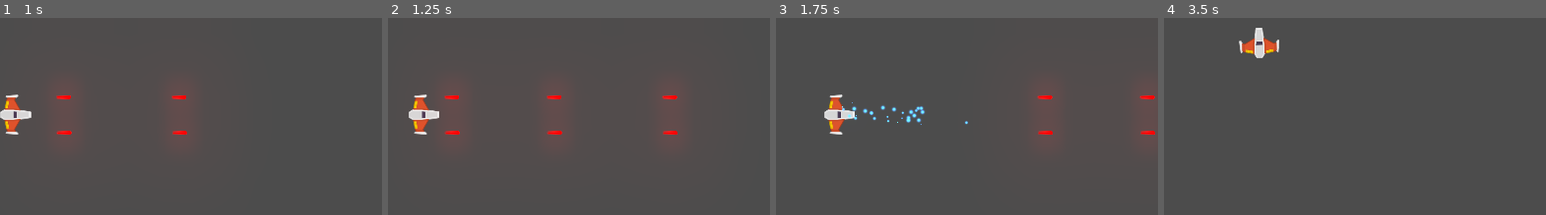
Above: before the commit, frames 1-4 (left to right).
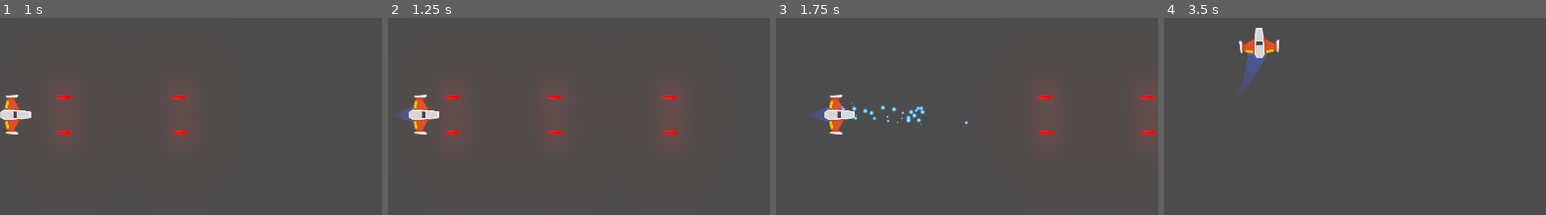
Above: after the commit, the same moments.

Repository: franco014/proyecto-meteoritos
Game: Godot game, scene res://Juego/Niveles/NivelTest.tscn
The game is run twice, just before and just after one commit, with the same random seed, the same clock (stepped at 60 frames per second) and the same inputs.
Inputs (mouse positions are % of the whole screen's width and height, from its top left):
- Up to frame 1 (1 s): tap Enter at 0.5 s; move the mouse to (74, 50) at 0.52 s; press the mouse at (74, 50) at 0.53 s; hold W (mover_adelante) from 0.53 s (still down)
- Up to frame 2 (1.25 s): keep holding W (mover_adelante)
- Up to frame 3 (1.75 s): move the mouse to (31, 61) at 1.27 s; release W (mover_adelante) at 1.28 s; release the mouse at (31, 61) at 1.28 s; hold S (mover_atras) from 1.28 s (still down); right-click (31, 61) at 1.35 s
- Up to frame 4 (3.5 s): move the mouse to (62, 31) at 2.02 s; release S (mover_atras) at 2.03 s; hold A (rotar_antihorario) 2.03-2.78 s; hold W (mover_adelante) from 2.03 s (still down); move the mouse to (46, 78) at 2.77 s; tap D (rotar_horario) at 2.85 s
The pictures show only the part of the screen within x 18-68%, y 0-50%; the shares and areas given below are measured in that part.

Frame 1 is identical in both runs. In frame 2, 0.2% of the frame differs, in the area x 2-7%, y 45-54%; in frame 3, 0.2%; in frame 4, 0.5%, in the area x 20-28%, y 17-37%.

Commit message:
estela y sonido del motor

Diff:
--- /dev/null
+++ b/Juego/naves/player/Motor/motorSFX.gd
@@ -0,0 +1,35 @@
+#motor.gd
+class_name Motor
+extends AudioStreamPlayer2D
+
+export var tiempo_transicion:float = 0.6
+export var volumen_apagado:float = -30.0
+
+onready var tween_sonido:Tween = $Tween
+
+var volumen_original:float
+
+func _ready() -> void:
+	volumen_original = volume_db
+	volume_db = volumen_apagado
+
+func sonido_on() -> void:
+	if  not playing:
+		play()
+
+	efecto_transicion(volume_db,volumen_original)
+
+func sonido_off() -> void:
+	efecto_transicion(volume_db,volumen_apagado)
+
+func efecto_transicion(desde_vol: float,hasta_vol: float) -> void:
+	tween_sonido.interpolate_property(
+		self,
+		"volume_db",
+		desde_vol,
+		hasta_vol,
+		tiempo_transicion,
+		Tween.TRANS_LINEAR,
+		Tween.EASE_OUT_IN
+	)
+	tween_sonido.start()
--- /dev/null
+++ b/Juego/naves/player/Motor/motorSFX.tscn
@@ -0,0 +1,10 @@
+[gd_scene load_steps=3 format=2]
+
+[ext_resource path="res://Juego/naves/player/motor.ogg" type="AudioStream" id=1]
+[ext_resource path="res://Juego/naves/player/Motor/motorSFX.gd" type="Script" id=2]
+
+[node name="motorSFX" type="AudioStreamPlayer2D"]
+stream = ExtResource( 1 )
+script = ExtResource( 2 )
+
+[node name="Tween" type="Tween" parent="."]
--- a/Juego/naves/player/Player.gd
+++ b/Juego/naves/player/Player.gd
@@ -5,6 +5,7 @@
 # atributos export
 export var potencia_motor:int = 20
 export var potencia_rotacion:int = 280
+export var estela_maxima = 150
 
 # atributos
 var empuje:Vector2 = Vector2.ZERO
@@ -13,6 +14,8 @@
 ## atributos Onready
 onready var canion:Canion = $canion
 onready var laser:RayoLaser = $LaserBeam2D
+onready var estela:Estela = $EstelaPositionInicio/Trail2D
+onready var motor_sfx:Motor = $motorSFX
 
 ##Metodos
 func _unhandled_input(event: InputEvent) -> void:
@@ -22,6 +25,17 @@
 
 	if event.is_action_released("disparo secundario"):
 		laser.set_is_casting(false)
+
+	if event.is_action_pressed("mover_adelante"):
+		estela.set_max_point(estela_maxima)
+		motor_sfx.sonido_on()
+	elif event.is_action_pressed("mover_atras"):
+		estela.set_max_point(0)
+		motor_sfx.sonido_on()
+
+	if (event.is_action_released("mover_adelante")
+		or event.is_action_released("mover_atras")):
+			motor_sfx.sonido_off()
 
 func _integrate_forces(state: Physics2DDirectBodyState) -> void:
 	apply_central_impulse(empuje.rotated(rotation))
--- a/Juego/naves/player/Player.tscn
+++ b/Juego/naves/player/Player.tscn
@@ -1,9 +1,11 @@
-[gd_scene load_steps=7 format=2]
+[gd_scene load_steps=9 format=2]
 
 [ext_resource path="res://Juego/naves/player/player_orange.png" type="Texture" id=1]
 [ext_resource path="res://Juego/naves/player/Player.gd" type="Script" id=2]
 [ext_resource path="res://Juego/naves/player/laser/canion.tscn" type="PackedScene" id=3]
 [ext_resource path="res://Juego/naves/player/laser/laserbeam/LaserBeam2D.tscn" type="PackedScene" id=4]
+[ext_resource path="res://Juego/naves/player/estela/Trail2D.tscn" type="PackedScene" id=5]
+[ext_resource path="res://Juego/naves/player/Motor/motorSFX.tscn" type="PackedScene" id=6]
 
 [sub_resource type="PhysicsMaterial" id=1]
 friction = 0.0
@@ -12,7 +14,8 @@
 radius = 36.2898
 
 [node name="Player" type="RigidBody2D"]
-position = Vector2( 262.993, 74.5478 )
+position = Vector2( 261.311, 73.7069 )
+collision_mask = 22
 mass = 2.5
 physics_material_override = SubResource( 1 )
 gravity_scale = 0.0
@@ -46,4 +49,18 @@
 [node name="LaserBeam2D" parent="." instance=ExtResource( 4 )]
 position = Vector2( 34.9622, -1.05946 )
 
+[node name="EstelaPositionInicio" type="Position2D" parent="."]
+position = Vector2( -8.44525, -1.7318 )
+
+[node name="Trail2D" parent="EstelaPositionInicio" instance=ExtResource( 5 )]
+z_index = -1
+points = PoolVector2Array( 0, 0, 60, 0 )
+width = 50.0
+is_emitting = true
+lifetime = 0.6
+max_points = 150
+target_path = NodePath("..")
+
+[node name="motorSFX" parent="." instance=ExtResource( 6 )]
+
 [editable path="canion"]
--- /dev/null
+++ b/Juego/naves/player/estela/Trail2D.gd
@@ -0,0 +1,113 @@
+# Draws a 2D trail using Godot's `Line2D`.
+#
+# Instantiate `Trail2D` as a child of a moving node to use it. To control the color, width curve,
+# texture, or trail width, use parameters from the `Line2D` class.
+tool
+
+class_name Estela
+extends Line2D
+
+export var is_emitting := false setget set_emitting
+
+# Distance in pixels between vertices. A higher resolution leads to more details.
+export var resolution := 5.0
+# Life of each point in seconds before it is deleted.
+export var lifetime := 0.5
+# Maximum number of points allowed on the curve.
+export var max_points := 100
+
+# Optional path to the target node to follow. If not set, the instance follows its parent.
+export var target_path: NodePath
+
+var _points_creation_time := []
+var _last_point := Vector2.ZERO
+var _clock := 0.0
+var _offset := 0.0
+
+onready var target: Node2D = get_node_or_null(target_path)
+
+
+func _ready() -> void:
+	if not target:
+		target = get_parent() as Node2D
+
+	if Engine.editor_hint:
+		set_process(false)
+		return
+
+	_offset = position.length()
+	set_as_toplevel(true)
+	clear_points()
+	position = Vector2.ZERO
+	_last_point = to_local(target.global_position) + calculate_offset()
+
+
+func _get_configuration_warning() -> String:
+	var warning := "Missing Target node: assign a Node that extends Node2D in the Target Path or make the Trail a child of a parent that extends Node2D"
+	if target:
+		warning = ""
+	return warning
+
+
+func _process(delta: float) -> void:
+	_clock += delta
+	remove_older()
+
+	if not is_emitting:
+		return
+
+	# Adding new points if necessary.
+	var desired_point := to_local(target.global_position)
+	var distance: float = _last_point.distance_to(desired_point)
+	if distance > resolution:
+		add_timed_point(desired_point, _clock)
+
+
+# Creates a new point and stores its creation time.
+func add_timed_point(point: Vector2, time: float) -> void:
+	add_point(point + calculate_offset())
+	_points_creation_time.append(time)
+	_last_point = point
+	if get_point_count() > max_points:
+		remove_first_point()
+
+
+func set_max_point(valor: int) -> void:
+	max_points = valor
+
+# Calculates the offset of the trail from its target.
+func calculate_offset() -> Vector2:
+	return - 1.0 * polar2cartesian(1.0, target.rotation).rotated(- PI / 2) * _offset
+
+
+# Removes the first point in the line and the corresponding time.
+func remove_first_point() -> void:
+	if get_point_count() > 1:
+		remove_point(0)
+	_points_creation_time.pop_front()
+
+
+# Remove points older than `lifetime`.
+func remove_older() -> void:
+	for creation_time in _points_creation_time:
+		var delta = _clock - creation_time
+		if delta > lifetime:
+			remove_first_point()
+		# Points in `_points_creation_time` are ordered from oldest to newest so as soon as a point
+		# isn't older than `lifetime`, we know all remaining points should stay as well.
+		else:
+			break
+
+
+func set_emitting(emitting: bool) -> void:
+	is_emitting = emitting
+	if Engine.editor_hint:
+		return
+
+	if not is_inside_tree():
+		yield(self, "ready")
+
+	if is_emitting:
+		clear_points()
+		_points_creation_time.clear()
+		_last_point = to_local(target.global_position) + calculate_offset()
--- /dev/null
+++ b/Juego/naves/player/estela/Trail2D.tscn
@@ -0,0 +1,17 @@
+[gd_scene load_steps=4 format=2]
+
+[ext_resource path="res://Juego/naves/player/estela/Trail2D.gd" type="Script" id=1]
+
+[sub_resource type="Curve" id=1]
+_data = [ Vector2( 0, 0 ), 0.0, 1.0, 0, 1, Vector2( 1, 1 ), 1.0, 0.0, 1, 0 ]
+
+[sub_resource type="Gradient" id=2]
+colors = PoolColorArray( 0.294118, 0.356863, 0.670588, 0, 0.294118, 0.356863, 0.670588, 1 )
+
+[node name="Trail2D" type="Line2D"]
+points = PoolVector2Array( 0, 0, 32, 0 )
+width_curve = SubResource( 1 )
+default_color = Color( 1, 1, 1, 1 )
+gradient = SubResource( 2 )
+joint_mode = 2
+script = ExtResource( 1 )
--- /dev/null
+++ b/Juego/naves/player/laser/LaserEnemigos.tscn
@@ -0,0 +1,12 @@
+[gd_scene load_steps=3 format=2]
+
+[ext_resource path="res://Juego/naves/player/laser/LaserPlayer.tscn" type="PackedScene" id=1]
+[ext_resource path="res://Juego/naves/player/laser/LaserEnemigo.png" type="Texture" id=2]
+
+[node name="LaserEnemigos" instance=ExtResource( 1 )]
+collision_layer = 16
+collision_mask = 1
+
+[node name="Sprite" parent="." index="2"]
+modulate = Color( 0.2771, 1, 0.015625, 1 )
+texture = ExtResource( 2 )
--- a/Juego/naves/player/laser/LaserPlayer.tscn
+++ b/Juego/naves/player/laser/LaserPlayer.tscn
@@ -8,6 +8,8 @@
 height = 31.2574
 
 [node name="LaserPlayer" type="Area2D"]
+collision_layer = 8
+collision_mask = 6
 script = ExtResource( 1 )
 
 [node name="CollisionShape2D" type="CollisionShape2D" parent="."]
--- a/project.godot
+++ b/project.godot
@@ -13,6 +13,16 @@
 "class": "Canion",
 "language": "GDScript",
 "path": "res://Juego/naves/player/laser/canion.gd"
+}, {
+"base": "Line2D",
+"class": "Estela",
+"language": "GDScript",
+"path": "res://Juego/naves/player/estela/Trail2D.gd"
+}, {
+"base": "AudioStreamPlayer2D",
+"class": "Motor",
+"language": "GDScript",
+"path": "res://Juego/naves/player/Motor/motorSFX.gd"
 }, {
 "base": "Node2D",
 "class": "Nivel",
@@ -36,6 +46,8 @@
 } ]
 _global_script_class_icons={
 "Canion": "",
+"Estela": "",
+"Motor": "",
 "Nivel": "",
 "Player": "",
 "RayoLaser": "",
Binary file added: Juego/naves/player/laser/LaserEnemigo.png
Not shown, added: Juego/naves/player/laser/LaserEnemigo.png.import
Not shown, added: Juego/naves/player/motor.ogg.import
Not shown, added: Juego/naves/player/motor.ogg
